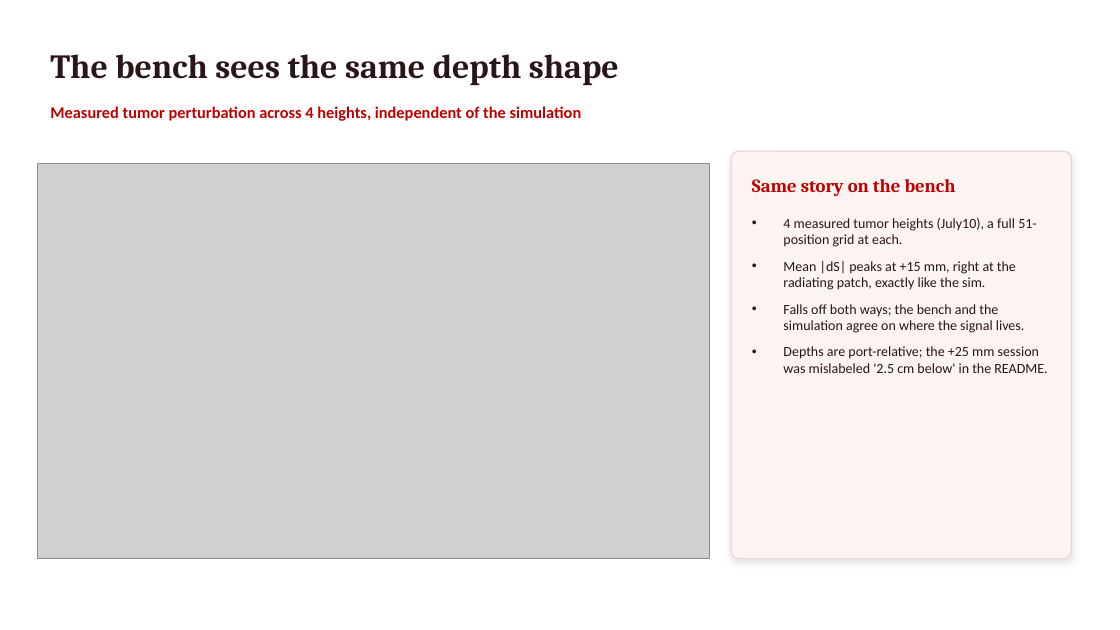
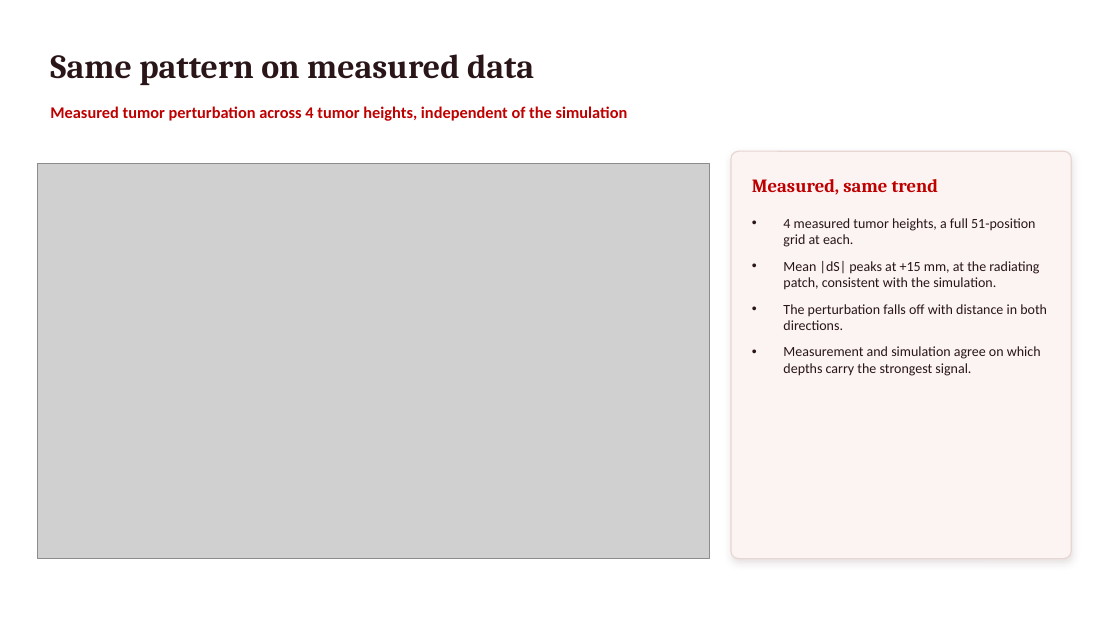
Before and after one commit to pmart1534/microwave-phantom-localization-cnn-mlp, a slide deck: slide 5 of regression_deck/Deck2_Simulated_Regression.pptx. Drawn at 1120x630 pixels with LibreOffice and Linux fonts; fonts in the diff are those of the drawing; grey boxes stand for pictures. Boxes give left, top, right and bottom in pixels: in the first picture for what was removed or moved away, otherwise in the second. Text is boxed around its words. In the diff, an @@ line names an element or a change of style, - is before the commit and + after.

```diff
--- a/regression_deck/Deck2_Simulated_Regression.pptx
+++ b/regression_deck/Deck2_Simulated_Regression.pptx
@@ text at (x1=50, y1=54, x2=534, y2=85): text changed @@
-The bench sees the same depth shape
+Same pattern on measured data
@@ text at (x1=50, y1=106, x2=628, y2=121): text changed @@
-Measured tumor perturbation across 4 heights, independent of the simulation
+Measured tumor perturbation across 4 tumor heights, independent of the simulation
@@ text at (x1=752, y1=179, x2=938, y2=195): text changed @@
-Same story on the bench
+Measured, same trend
@@ text at (x1=783, y1=218, x2=1047, y2=376): text changed @@
-• 4 measured tumor heights (July10), a full 51-position grid at each.
-• Mean |dS| peaks at +15 mm, right at the radiating patch, exactly like the sim.
-• Falls off both ways; the bench and the simulation agree on where the signal lives.
-• Depths are port-relative; the +25 mm session was mislabeled '2.5 cm below' in the README.
+• 4 measured tumor heights, a full 51-position grid at each.
+• Mean |dS| peaks at +15 mm, at the radiating patch, consistent with the simulation.
+• The perturbation falls off with distance in both directions.
+• Measurement and simulation agree on which depths carry the strongest signal.
```
Also in this commit, not shown: 1 other slide changed, 19 other files.
